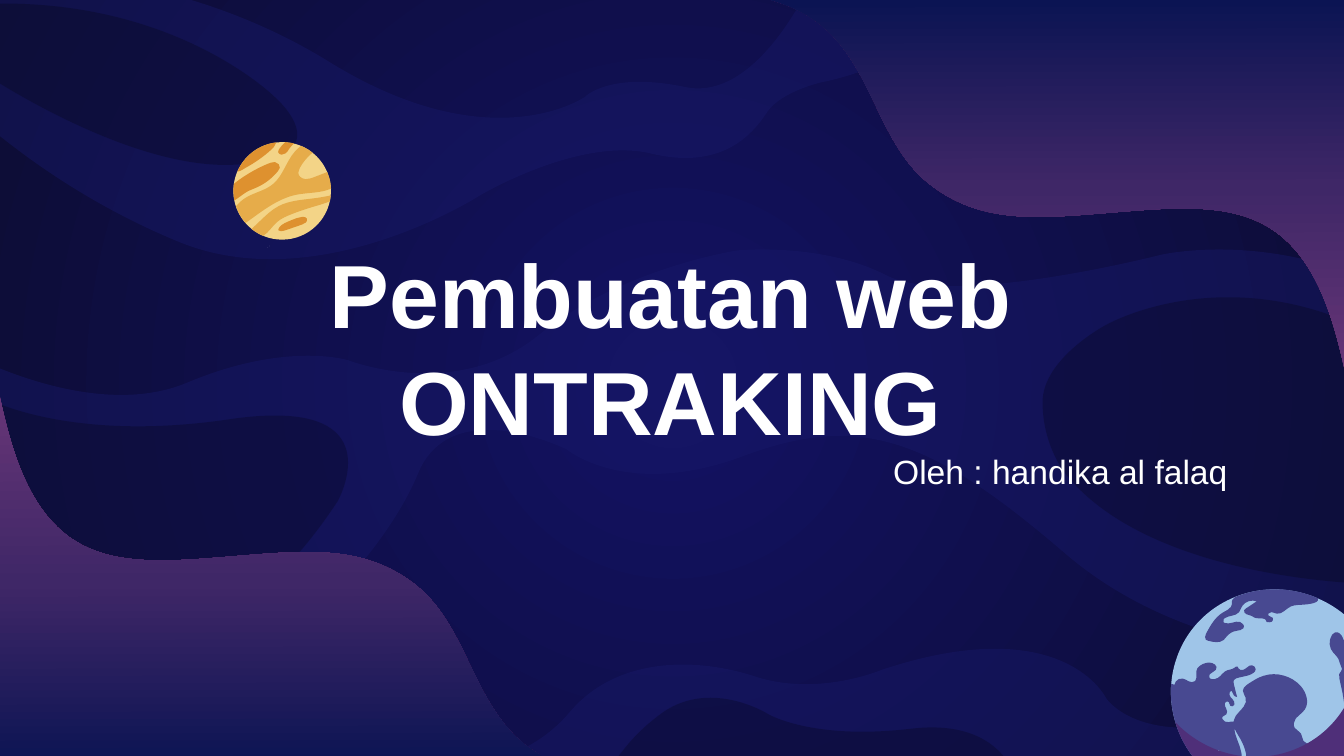
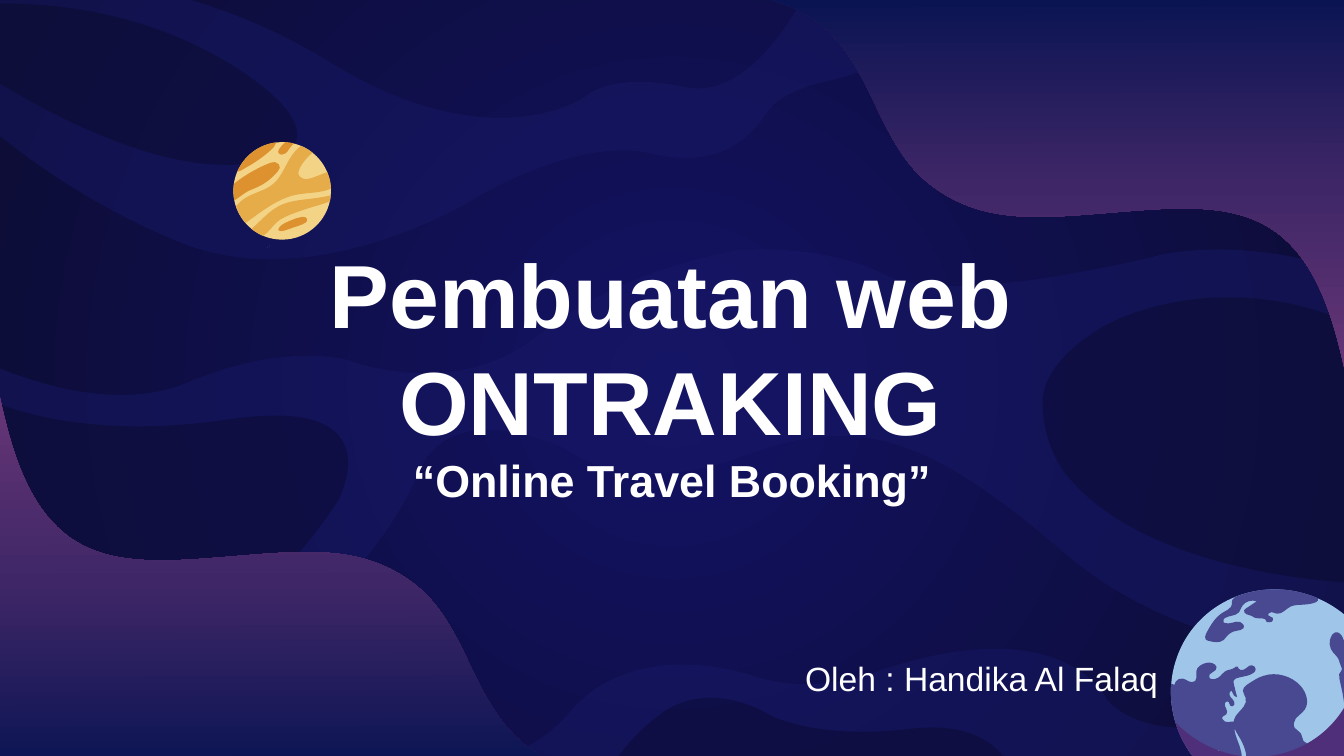
Before and after one commit to Handikaalfalaq/Dewe-Tour, a slide deck: slide 2 of online travel booking.pptx. Drawn at 1344x756 pixels with LibreOffice and Linux fonts; fonts in the diff are those of the drawing; background and template pictures are left out; a plain dark background stands for a picture behind light text. Boxes give left, top, right and bottom in pixels: in the first picture for what was removed or moved away, otherwise in the second. Text is boxed around its words. In the diff, an @@ line names an element or a change of style, - is before the commit and + after.

Commit message:
mengupdate PPT

```diff
--- a/online travel booking.pptx
+++ b/online travel booking.pptx
@@ text added at bbox=[413, 464, 930, 506], 24 pt, text #FFFFFF, bold @@
+“Online Travel Booking”
@@ text at bbox=[805, 666, 1158, 697]: text changed @@
-Oleh : handika al falaq
+Oleh : Handika Al Falaq
```
